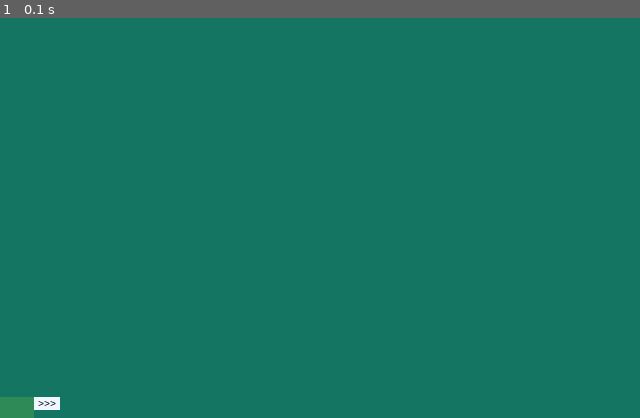
Above: before the commit, frame 1.
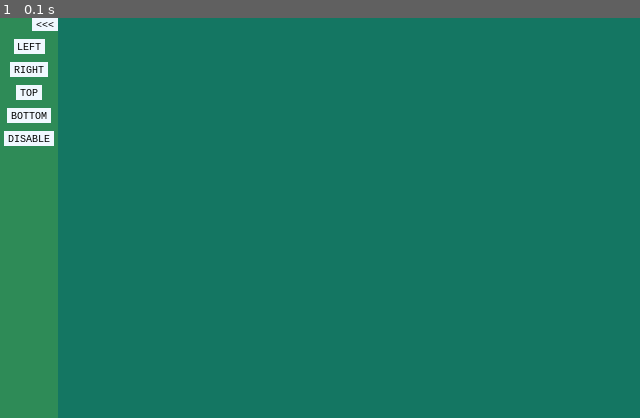
Above: after the commit, the same moment.

Repository: alexetsnyder/OuroborosPython
Game: pygame game, started from Pygame/Maps/IslandMaps/controls.py
Two runs of this game, one before a commit and one after it. Both use one fixed random seed, a clock stepped at 60 frames per second and the inputs below.
Inputs:
- Up to frame 1 (0.1 s): no input

The runs differ from the first frame. In frame 1, 8.8% of the frame differs, in the area x 0-10%, y 0-100%.

Commit message:
SideBar Working
The SideBar is working as before.

Diff:
--- a/Pygame/Maps/IslandMaps/controls.py
+++ b/Pygame/Maps/IslandMaps/controls.py
@@ -69,8 +69,9 @@
 			self.is_active = False
 
 	def on_mouse_left_button_down(self, event):
-		if self.is_enabled and self.is_active:
-			self.on_click(event)
+		if not self.on_click == None:
+			if self.is_enabled and self.is_active:
+				self.on_click(event)
 
 	def get_color(self):
 		color = super().get_color()
@@ -116,7 +117,7 @@
 
 class SideBar (Control):
 	def __init__(self, controls=[], window_side=WindowSide.LEFT):
-		self.is_expanded = False
+		self.is_expanded = True
 		self.controls = controls
 		self.window_side = window_side
 		self.sidebar_bck = go.Rect((0, 0), (0, 0), color=Color.SEA_GREEN)
@@ -151,21 +152,21 @@
 
 	def assay_position(self):
 		window_w, window_h = imp.IMP().screen.size
-		#WindowSide.LEFT and WindowSide.RIGHT
+		#WindowSide.LEFT and WindowSide.TOP
 		left, top = 0, 0
 		if self.window_side == WindowSide.RIGHT:
 			left = window_w - self.w
-		else: #self.window_side == WindowSide.BOTTOM:
+		elif self.window_side == WindowSide.BOTTOM:
 			top = window_h - self.h
 		return (left, top)
 
 	def get_btn_pos(self):
 		if self.window_side == WindowSide.LEFT:
-			return self.right_top
+			return (self.right - self.btn_expand.w, self.top)
 		elif self.window_side == WindowSide.RIGHT:
 			return self.left_top
 		elif self.window_side == WindowSide.TOP:
-			return self.left_bottom
+			return (self.left, self.bottom - self.btn_expand.h)
 		else: #self.window_side == WindowSide.BOTTOM:
 			return self.left_top
 
@@ -188,9 +189,21 @@
 
 	def toggle_expand(self, event):
 		self.is_expanded = not self.is_expanded
+		if self.is_expanded:
+			self.show_controls()
+		else:
+			self.hide_controls()
 		self.set_btn_txt(self.get_btn_txt())
 		self.set_size(self.assay_size())
 		self.set_position(self.assay_position())
+
+	def hide_controls(self):
+		for control in self.controls:
+			control.set_visibility(False)
+
+	def show_controls(self):
+		for control in self.controls:
+			control.set_visibility(True)
 
 	def is_horizontal(self):
 		return self.window_side in [WindowSide.TOP, WindowSide.BOTTOM]
@@ -213,11 +226,11 @@
 				x += control.w + self.mw
 
 	def get_w(self):
+		if not self.is_vertical():
+			return imp.IMP().screen.w
 		if not self.is_expanded or not any(self.controls):
-			return self.min_w + self.mw
-		if self.is_vertical():
-			return self.get_max_width()
-		return imp.IMP().screen.w
+			return self.min_w
+		return self.get_max_width()
 
 	def get_max_width(self):
 		max_width = 0
@@ -228,11 +241,11 @@
 		return max_width + self.mw
 
 	def get_h(self):
+		if not self.is_horizontal():
+			return imp.IMP().screen.h
 		if not self.is_expanded or not any(self.controls):
-			return self.min_h + self.mh
-		if self.is_horizontal():
-			return self.get_max_height()
-		return imp.IMP().screen.h
+			return self.min_h
+		return self.get_max_height()
 
 	def get_max_height(self):
 		max_height = 0
@@ -249,241 +262,6 @@
 			for control in self.controls:
 				control.draw(surface)
 
-# class SideBar (Control):
-# 	def __init__(self, left_top, window_size, window_side, controls=[], color=Color.SEA_GREEN):
-# 		self.color = color
-# 		self.is_showing = True
-# 		self.window_side = window_side
-# 		self.window_width, self.window_height = self.window_size = window_size
-# 		self.rect = go.Rect((0, 0), (0, 0), color=self.color)
-# 		self.create_button(controls)
-# 		self.set_btn_text()
-# 		super().__init__((0, 0), controls=controls, default_size=self.btn_show.size, window_or=self.get_windows_or())
-# 		self.wire_events()
-
-# 	def create_button(self, controls):
-# 		self.btn_show = Button('', on_click=self.on_click_toggle_bar)
-# 		controls.insert(0, self.btn_show)
-
-# 	def assay_size(self):
-# 		super().assay_size()
-# 		self.rect.set_size(self.size)
-
-# 	def set_position(self, left_top):
-# 		super().set_position(left_top)
-# 		left, top = left_top
-# 		w, h = self.btn_show.size
-# 		button_center = (left + self.w - w // 2, top + h // 2)
-# 		if self.window_side == WindowSide.RIGHT:
-# 			left, top = (left + self.window_width - self.w, top)
-# 			button_center = (left + w // 2, top + h // 2)
-# 		elif self.window_side == WindowSide.TOP:
-# 			button_center = (left + w // 2, top + self.h - h // 2 - 2)
-# 		elif self.window_side == WindowSide.BOTTOM:
-# 			left, top = (left, top + self.window_height - self.h)
-# 			button_center = (left + w // 2, top + h // 2)
-# 		self.rect.set_position((left, top))
-# 		self.btn_show.center_on(button_center)
-
-# 	def set_default(self, size, is_override=False):
-# 		w, h = size
-# 		new_size = None
-# 		if self.window_side in [WindowSide.LEFT, WindowSide.RIGHT]:
-# 			new_size = (w - self.mw, h)
-# 		elif self.window_side in [WindowSide.TOP, WindowSide.BOTTOM]:
-# 			new_size = (w, h - self.mh)
-# 		super().set_default(new_size, is_override)
-
-# 	def set_window_side(self, window_side):
-# 		self.window_side = window_side
-# 		self.set_btn_text()
-# 		self.set_window_or(self.get_windows_or(), (0, 0))
-
-# 	def get_windows_or(self):
-# 		if self.window_side in [WindowSide.LEFT, WindowSide.RIGHT]:
-# 			return WindowOr.VERTICAL
-# 		else:
-# 			return WindowOr.HORIZONTAL
-
-# 	def wire_events(self):
-# 		imp.IMP().add_listener(events.WindowResizedEvent().listen(self.on_resize))
-# 		imp.IMP().add_listener(events.UserEvent(CustomEvent.REFRESH_SIDEBAR).listen(self.on_refresh_sidebar))
-
-# 	def on_resize(self, event):
-# 		self.window_width, self.window_height = self.window_size = (event.w, event.h)
-# 		self.assay_size()
-# 		self.set_position((0, 0))
-
-# 	def on_refresh_sidebar(self, event):
-# 		self.assay_size()
-# 		self.set_position((0, 0))
-
-# 	def on_click_toggle_bar(self, event):
-# 		self.toggle_bar()
-
-# 	def toggle_bar(self):
-# 		self.is_showing = not self.is_showing
-# 		self.set_btn_text()
-# 		if self.is_showing:
-# 			self.set_override(False)
-# 			self.show_buttons()
-# 		else:
-# 			self.set_override(True)
-# 			self.show_buttons(is_show=False)
-# 		self.assay_size()
-# 		self.set_position((0, 0))
-
-# 	def set_btn_text(self):
-# 		left_btn_text = '<<<'
-# 		right_btn_text = '>>>'
-# 		top_btn_text = '/\\'
-# 		bottom_btn_text = '\\/'
-# 		if not self.is_showing:
-# 			left_btn_text, right_btn_text = right_btn_text, left_btn_text
-# 			top_btn_text, bottom_btn_text = bottom_btn_text, top_btn_text
-# 		if self.window_side == WindowSide.LEFT:
-# 			self.btn_show.set_text(left_btn_text)
-# 		elif self.window_side == WindowSide.RIGHT:
-# 			self.btn_show.set_text(right_btn_text)
-# 		elif self.window_side == WindowSide.TOP:
-# 			self.btn_show.set_text(top_btn_text)
-# 		else: #self.window_side == WindowSide.BOTTOM:
-# 			self.btn_show.set_text(bottom_btn_text)
-
-# 	def show_buttons(self, is_show=True):
-# 		for btn in self.children:
-# 			btn.set_visibility(is_show)
-# 		self.btn_show.set_visibility(True)
-
-# 	def enable_buttons(self, is_enabled=True):
-# 		for btn in self.children:
-# 			btn.set_enabled(is_enabled)
-# 		self.btn_show.set_enabled(True)
-
-# 	def get_w(self):
-# 		if self.window_side in [WindowSide.LEFT, WindowSide.RIGHT]:
-# 			return super().get_w()
-# 		return self.window_width
-
-# 	def get_h(self):
-# 		if self.window_side in [WindowSide.TOP, WindowSide.BOTTOM]:
-# 			return super().get_h()
-# 		return self.window_height
-
-# 	def update(self):
-# 		self.rect.update()
-# 		super().update()
-
-# 	def draw(self, surface):
-# 		self.rect.draw(surface)
-# 		super().draw(surface)
-
-
-# class Control:
-# 	def __init__(self, left_top, controls=[], window_or=WindowOr.VERTICAL, default_size=(20, 20), is_override=False):
-# 		self.mw, self.mh = self.margin = (8, 8)
-# 		self.window_or = window_or
-# 		self.children = controls
-# 		self.set_default(default_size, is_override)
-# 		self.assay_size()
-# 		self.set_position(left_top)
-
-# 	def assay_size(self):
-# 		self.w, self.h = self.size =  self.get_w(), self.get_h()
-# 		print('w: {}, h: {}, size: {}'.format(self.w, self.h, self.size))
-
-# 	def set_position(self, left_top):
-# 		self.left, self.top = self.left_top = left_top
-# 		self.right, self.bottom = self.right_bottom = self.left + self.w, self.top + self.h
-# 		self.x, self.y = self.center = self.left + self.w // 2, self.top + self.h // 2
-# 		self.position_children()
-
-# 	def center_on(self, center):
-# 		self.x, self.y = self.center = center
-# 		self.left, self.top = self.left_top = self.x - self.w // 2, self.y - self.h // 2
-# 		self.right, self.bottom = self.right_bottom = self.left + self.w // 2, self.top + self.h // 2
-# 		self.position_children()
-
-# 	def set_window_or(self, window_or, left_top):
-# 		self.window_or = window_or
-# 		self.assay_size()
-
-# 	def set_default(self, default_size, is_override=False):
-# 		self.set_override(is_override)
-# 		self.default_w, self.default_h = self.default_size = default_size
-
-# 	def set_override(self, is_override):
-# 		self.is_override = is_override
-
-# 	def position_children(self):
-# 		if self.window_or == WindowOr.VERTICAL:
-# 			x = self.x
-# 			y = self.top
-# 			for child in self.children:
-# 				child.center_on((x, y + child.h // 2))
-# 				y += child.h + self.mh
-# 		else:
-# 			x = self.left
-# 			y = self.top
-# 			for child in self.children:
-# 				child.center_on((x + child.w // 2, y + 3 * child.h // 4))
-# 				x += child.w + self.mw
-
-# 	def get_w(self):
-# 		if self.is_override or not any(self.children):
-# 			return self.default_w + self.mw
-# 		if self.window_or == WindowOr.VERTICAL:
-# 			return self.get_max_width()
-# 		return self.get_total_width()
-
-# 	def get_max_width(self):
-# 		max_width = 0
-# 		for child in self.children:
-# 			width = child.w
-# 			if width > max_width:
-# 				max_width = width
-# 		return max_width + self.mw
-
-# 	def get_total_width(self):
-# 		total_width = 0
-# 		for child in self.children:
-# 			total_width += child.w
-# 		return total_width + self.mw
-
-# 	def get_h(self):
-# 		if self.is_override or not any(self.children):
-# 			return self.default_h + self.mh
-# 		if self.window_or == WindowOr.VERTICAL:
-# 			return self.get_total_height()
-# 		return self.get_max_height()
-
-# 	def get_max_height(self):
-# 		max_height = 0
-# 		for child in self.children:
-# 			height = child.h
-# 			if height > max_height:
-# 				max_height = height
-# 		return max_height + self.mh
-
-# 	def get_total_height(self):
-# 		total_height = 0
-# 		for child in self.children:
-# 			total_height += child.h
-# 		return total_height + self.mh
-
-# 	def update(self):
-# 		for child in self.children:
-# 			child.update()
-
-# 	def draw(self, surface):
-# 		for control in self.children:
-# 			control.draw(surface)
-
-# class BlankControl (Control):
-# 	def __init__(self, left_top, size):
-# 		super().__init__(default_size=size)
-# 		self.set_position(left_top)
-
 if __name__=='__main__':
 	import pygame
 	import unit_test as ut
@@ -494,12 +272,14 @@
 	btn_right = Button('RIGHT')
 	btn_top = Button('TOP')
 	btn_bottom = Button('BOTTOM')
+	btn_enable = Button('DISABLE')
 
 	controls = []
 	controls.append(btn_left)
 	controls.append(btn_right)
 	controls.append(btn_top)
 	controls.append(btn_bottom)
+	controls.append(btn_enable)
 	sidebar = SideBar(controls, WindowSide.LEFT)
 
 	def set_left(event):
@@ -518,5 +298,13 @@
 		sidebar.set_window_side(WindowSide.BOTTOM)
 	btn_bottom.on_click = set_bottom
 
+	def toggle_enable(event):
+		btn_left.set_enabled(not btn_left.is_enabled)
+		btn_right.set_enabled(not btn_right.is_enabled)
+		btn_top.set_enabled(not btn_top.is_enabled)
+		btn_bottom.set_enabled(not btn_bottom.is_enabled)
+		btn_enable.set_text('ENABLE' if not btn_left.is_enabled else 'DISABLE')
+	btn_enable.on_click = toggle_enable
+
 	unit_test.register([sidebar])
 	unit_test.run()
--- a/Pygame/Maps/IslandMaps/other_controls.py
+++ b/Pygame/Maps/IslandMaps/other_controls.py
@@ -3,303 +3,6 @@
 import go, imp, events
 from geo import plottable
 from structs import *
-
-@plottable
-class Control:
-	def __init__(self, controls=[], window_or=WindowOr.VERTICAL, default_size=(20, 20), is_override=False):
-		self.mw, self.mh = self.margin = (8, 8)
-		self.window_or = window_or
-		self.children = controls
-		self.set_default(default_size, is_override)
-		self.set_size(self.assay_size())
-		self.set_position(self.left_top)
-
-	def set_position(self, left_top):
-		self.position_children()
-
-	def set_window_or(self, window_or, left_top):
-		self.window_or = window_or
-		self.set_size(self.assay_size())
-		self.set_position(left_top)
-
-	def set_default(self, default_size, is_override=False):
-		self.set_override(is_override)
-		self.default_w, self.default_h = self.default_size = default_size
-
-	def set_override(self, is_override):
-		self.is_override = is_override
-
-	def assay_size(self):
-		return (self.get_w(), self.get_h())
-
-	def position_children(self):
-		if self.window_or == WindowOr.VERTICAL:
-			x = self.x
-			y = self.top
-			for child in self.children:
-				child.center_on((x, y + child.h // 2))
-				y += child.h + self.mh
-		else:
-			x = self.left
-			y = self.top
-			for child in self.children:
-				child.center_on((x + child.w // 2, y + 3 * child.h // 4))
-				x += child.w + self.mw
-
-	def get_w(self):
-		if self.is_override or not any(self.children):
-			return self.default_w + self.mw
-		if self.window_or == WindowOr.VERTICAL:
-			return self.get_max_width()
-		return self.get_total_width()
-
-	def get_max_width(self):
-		max_width = 0
-		for child in self.children:
-			width = child.w
-			if width > max_width:
-				max_width = width
-		return max_width + self.mw
-
-	def get_total_width(self):
-		total_width = 0
-		for child in self.children:
-			total_width += child.w
-		return total_width + self.mw
-
-	def get_h(self):
-		if self.is_override or not any(self.children):
-			return self.default_h + self.mh
-		if self.window_or == WindowOr.VERTICAL:
-			return self.get_total_height()
-		return self.get_max_height()
-
-	def get_max_height(self):
-		max_height = 0
-		for child in self.children:
-			height = child.h
-			if height > max_height:
-				max_height = height
-		return max_height + self.mh
-
-	def get_total_height(self):
-		total_height = 0
-		for child in self.children:
-			total_height += child.h
-		return total_height + self.mh
-
-	def update(self):
-		for child in self.children:
-			child.update()
-
-	def draw(self, surface):
-		for control in self.children:
-			control.draw(surface)
-
-class BlankControl (Control):
-	def __init__(self, left_top, size):
-		super().__init__(left_top, (0, 0), default_size=size)
-
-class SideBar (Control):
-	def __init__(self, window_size, side, controls=[], color=Color.SEA_GREEN):
-		self.color = color
-		self.is_showing = True
-		self.window_side = side
-		self.window_width, self.window_height = self.window_size = window_size
-		self.btn_show = Button('', on_click=self.on_click_toggle_bar)
-		controls.insert(0, self.btn_show)
-		self.rect = go.Rect((0, 0), (0, 0), color=self.color)
-		self.set_btn_text()
-		super().__init__((0, 0), window_size, controls=controls, default_size=self.btn_show.size, window_or=self.get_windows_or())
-		self.wire_events()
-
-	def set_size(self, size):
-		super().set_size(size)
-		self.rect.set_size(size)
-
-	def set_position(self, left_top):
-		super().set_position(left_top)
-		left, top = left_top
-		w, h = self.btn_show.size
-		button_center = (left + self.w - w // 2, top + h // 2)
-		if self.window_side == WindowSide.RIGHT:
-			left, top = (left + self.window_width - self.w, top)
-			button_center = (left + w // 2, top + h // 2)
-		elif self.window_side == WindowSide.TOP:
-			button_center = (left + w // 2, top + self.h - h // 2 - 2)
-		elif self.window_side == WindowSide.BOTTOM:
-			left, top = (left, top + self.window_height - self.h)
-			button_center = (left + w // 2, top + h // 2)
-		self.rect.set_position((left, top))
-		self.btn_show.center_on(button_center)
-
-	def set_default(self, size, is_override=False):
-		w, h = size
-		new_size = None
-		if self.window_side in [WindowSide.LEFT, WindowSide.RIGHT]:
-			new_size = (w - self.mw, h)
-		elif self.window_side in [WindowSide.TOP, WindowSide.BOTTOM]:
-			new_size = (w, h - self.mh)
-		super().set_default(new_size, is_override)
-
-	def set_window_side(self, window_side):
-		self.window_side = window_side
-		self.set_btn_text()
-		self.set_window_or(self.get_windows_or(), (0, 0))
-
-	def get_windows_or(self):
-		if self.window_side in [WindowSide.LEFT, WindowSide.RIGHT]:
-			return WindowOr.VERTICAL
-		else:
-			return WindowOr.HORIZONTAL
-
-	def wire_events(self):
-		imp.IMP().add_listener(events.WindowResizedEvent().listen(self.on_resize))
-		imp.IMP().add_listener(events.UserEvent(CustomEvent.REFRESH_SIDEBAR).listen(self.on_refresh_sidebar))
-
-	def on_resize(self, event):
-		self.window_width, self.window_height = self.window_size = (event.w, event.h)
-		self.set_size(self.assay_size())
-		self.set_position((0, 0))
-
-	def on_refresh_sidebar(self, event):
-		self.set_size(self.assay_size())
-		self.set_position((0, 0))
-
-	def on_click_toggle_bar(self, event):
-		self.toggle_bar()
-
-	def toggle_bar(self):
-		self.is_showing = not self.is_showing
-		self.set_btn_text()
-		if self.is_showing:
-			self.set_override(False)
-			self.show_buttons()
-		else:
-			self.set_override(True)
-			self.show_buttons(is_show=False)
-		self.set_size(self.assay_size())
-		self.set_position((0, 0))
-
-	def set_btn_text(self):
-		left_btn_text = '<<<'
-		right_btn_text = '>>>'
-		top_btn_text = '/\\'
-		bottom_btn_text = '\\/'
-		if not self.is_showing:
-			left_btn_text, right_btn_text = right_btn_text, left_btn_text
-			top_btn_text, bottom_btn_text = bottom_btn_text, top_btn_text
-		if self.window_side == WindowSide.LEFT:
-			self.btn_show.set_text(left_btn_text)
-		elif self.window_side == WindowSide.RIGHT:
-			self.btn_show.set_text(right_btn_text)
-		elif self.window_side == WindowSide.TOP:
-			self.btn_show.set_text(top_btn_text)
-		else: #self.window_side == WindowSide.BOTTOM:
-			self.btn_show.set_text(bottom_btn_text)
-
-	def show_buttons(self, is_show=True):
-		for btn in self.children:
-			btn.set_visibility(is_show)
-		self.btn_show.set_visibility(True)
-
-	def enable_buttons(self, is_enabled=True):
-		for btn in self.children:
-			btn.set_enabled(is_enabled)
-		self.btn_show.set_enabled(True)
-
-	def get_w(self):
-		if self.window_side in [WindowSide.LEFT, WindowSide.RIGHT]:
-			return super().get_w()
-		return self.window_width
-
-	def get_h(self):
-		if self.window_side in [WindowSide.TOP, WindowSide.BOTTOM]:
-			return super().get_h()
-		return self.window_height
-
-	def update(self):
-		self.rect.update()
-		super().update()
-
-	def draw(self, surface):
-		self.rect.draw(surface)
-		super().draw(surface)
-
-class Button (Control):
-	def __init__(self, btn_str, on_click=None, left_top=(0, 0), color=Color.ALICE_BLUE, active_color=Color.RED):
-		self.color = color
-		self.is_active = False
-		self.is_enabled = True
-		self.is_visible = True
-		self.on_click = on_click
-		self.active_color = active_color
-		self.btn_font = go.FontInfo(font_size=10, font_color=Color.BLACK)
-		self.btn_text = go.RenderText(btn_str, self.btn_font)
-		self.rect = go.Rect(left_top, (0, 0), color=self.color)
-		super().__init__(left_top, (0, 0), default_size=self.btn_text.size)
-		self.wire_events()
-
-	def wire_events(self):
-		imp.IMP().add_listener(events.MouseMotionEvent().listen(self.on_mouse_motion, quell=True))
-		imp.IMP().add_listener(events.MouseLeftButtonDownEvent().listen(self.on_mouse_left_button_down))
-
-	def set_size(self, size):
-		super().set_size(size)
-		self.rect.set_size(size)
-
-	def set_position(self, left_top):
-		super().set_position(left_top)
-		self.rect.set_position(left_top)
-		self.btn_text.center_on(self.center)
-
-	def set_text(self, text):
-		self.btn_text.set_text(text)
-		self.set_size(tuple(x + 6 for x in self.btn_text.size))
-		self.set_default(self.btn_text.size)
-
-	def set_onclick(self, method):
-		self.on_click = method
-
-	def on_mouse_motion(self, event):
-		if self.rect.is_within(event.pos):
-			self.is_active = True
-		else:
-			self.is_active = False
-
-	def on_mouse_left_button_down(self, event):
-		if self.rect.is_within(event.pos):
-			self.click(event)
-
-	def click(self, event):
-		if self.is_enabled and self.is_visible:
-			if not self.on_click == None:
-				self.on_click(event)
-
-	def set_enabled(self, is_enabled):
-		self.is_enabled = is_enabled
-		if self.is_enabled:
-			self.btn_font.font_color = Color.BLACK
-		else:
-			self.btn_font.font_color = Color.GREY
-		self.btn_text.set_font_info(self.btn_font)
-
-	def set_visibility(self, is_visible):
-		self.is_visible = is_visible
-		self.btn_text.set_visibility(is_visible)
-		self.rect.set_visibility(is_visible)
-
-	def get_color(self):
-		if self.is_enabled and self.is_active:
-			return self.active_color
-		else:
-			return self.color
-
-	def draw(self, surface):
-		self.rect.set_color(self.get_color())
-		self.rect.draw(surface)
-		self.btn_text.draw(surface)
-		super().draw(surface)
 
 class CheckBox (Control):
 	def __init__(self, lbl_str, left_top=(0, 0), on_checked=None, is_checked=False, color=Color.TEAL_FELT, checked_color=Color.BLACK):
